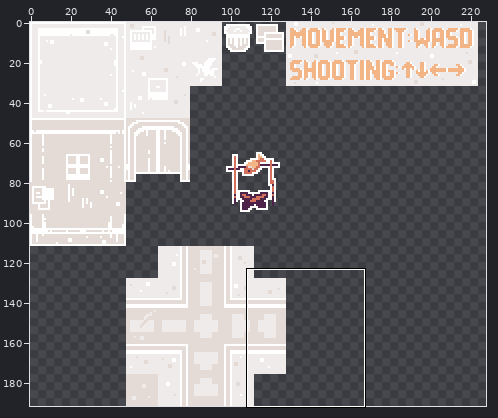
A sprite sheet gets an edit: public/assets/tilesets/tileset.png. Above, an overview of the earlier version with the close-up marked.
Close-up. The starting point:
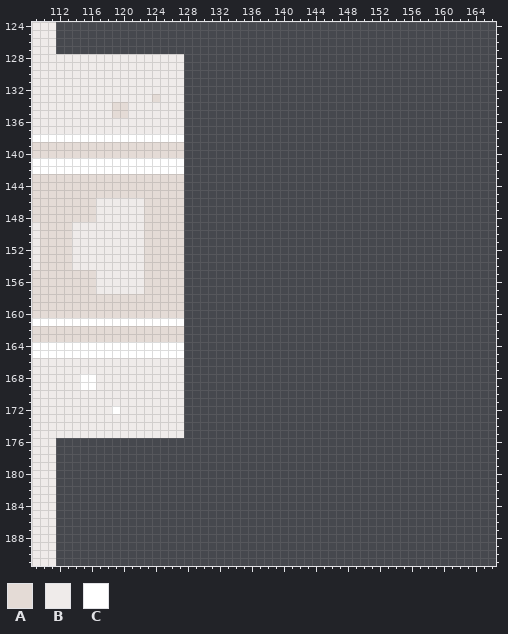
The file is 320x192 pixels. Shown: x 109..166, y 124..191. The wide view leaves out empty margins. The commit also changed other parts of the picture, which this record leaves out.
Palette (. is transparent): A #e4dbd6  B #efebea  C #ffffff
Pixels before (only the part around the change), first column x 109:
124 BBB...................................................
125 BBB...................................................
126 BBB...................................................
127 BBB...................................................
128 BBBBBBBBBBBBBBBBBBB...................................
129 BBBBBBBBBBBBBBBBBBB...................................
130 BBBBBBBBBBBBBBBBBBB...................................
131 BBBBBBBBBBBBBBBBBBB...................................
132 BBBBBBBBBBBBBBBBBBB...................................
133 BBBBBBBBBBBBBBBABBB...................................
134 BBBBBBBBBBAABBBBBBB...................................
135 BBBBBBBBBBAABBBBBBB...................................
136 BBBBBBBBBBBBBBBBBBB...................................
137 BBBBBBBBBBBBBBBBBBB...................................
138 CCCCCCCCCCCCCCCCCCC...................................
139 AAAAAAAAAAAAAAAAAAA...................................
140 AAAAAAAAAAAAAAAAAAA...................................
141 CCCCCCCCCCCCCCCCCCC...................................
142 CCCCCCCCCCCCCCCCCCC...................................
143 AAAAAAAAAAAAAAAAAAA...................................
144 AAAAAAAAAAAAAAAAAAA...................................
145 AAAAAAAAAAAAAAAAAAA...................................
146 AAAAAAAABBBBBBAAAAA...................................
147 AAAAAAAABBBBBBAAAAA...................................
148 AAAAAAAABBBBBBAAAAA...................................
149 BAAAABBBBBBBBBAAAAA...................................
150 BAAAABBBBBBBBBAAAAA...................................
151 BAAAABBBBBBBBBAAAAA...................................
152 BAAAABBBBBBBBBAAAAA...................................
153 BAAAABBBBBBBBBAAAAA...................................
154 BAAAABBBBBBBBBAAAAA...................................
155 AAAAAAAABBBBBBAAAAA...................................
156 AAAAAAAABBBBBBAAAAA...................................
157 AAAAAAAABBBBBBAAAAA...................................
158 AAAAAAAAAAAAAAAAAAA...................................
159 AAAAAAAAAAAAAAAAAAA...................................
160 AAAAAAAAAAAAAAAAAAA...................................
161 CCCCCCCCCCCCCCCCCCC...................................
162 AAAAAAAAAAAAAAAAAAA...................................
163 AAAAAAAAAAAAAAAAAAA...................................
164 CCCCCCCCCCCCCCCCCCC...................................
165 CCCCCCCCCCCCCCCCCCC...................................
166 BBBBBBBBBBBBBBBBBBB...................................
167 BBBBBBBBBBBBBBBBBBB...................................
168 BBBBBBCCBBBBBBBBBBB...................................
169 BBBBBBCCBBBBBBBBBBB...................................
170 BBBBBBBBBBBBBBBBBBB...................................
171 BBBBBBBBBBBBBBBBBBB...................................
172 BBBBBBBBBBCBBBBBBBB...................................
173 BBBBBBBBBBBBBBBBBBB...................................
174 BBBBBBBBBBBBBBBBBBB...................................
175 BBBBBBBBBBBBBBBBBBB...................................
176 BBB...................................................
177 BBB...................................................
178 BBB...................................................
179 BBB...................................................
180 BBB...................................................
181 BBB...................................................
182 BBB...................................................
183 BBB...................................................
184 BBB...................................................
185 BBB...................................................
186 BBB...................................................
187 BBB...................................................
188 BBB...................................................
189 BBB...................................................
190 BBB...................................................
191 BBB...................................................
Once edited:
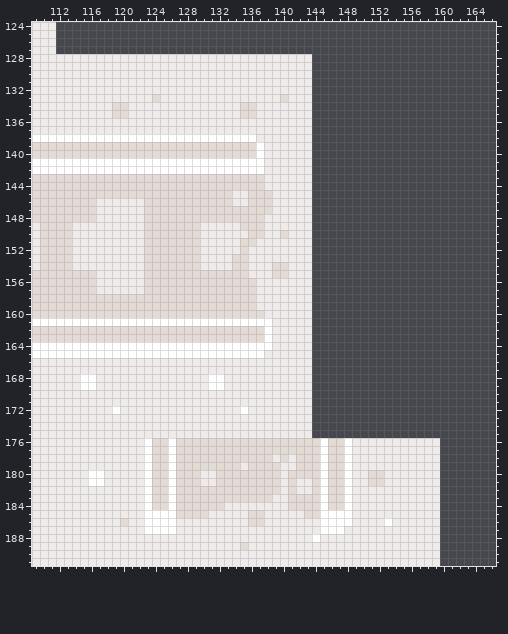
Change:
Changed rows in their new state; - is an unchanged pixel.
first column x 112:
128 ----------------BBBBBBBBBBBBBBBB----------------
129 ----------------BBBBBBBBBBBBBBBB----------------
130 ----------------BBBBBBBBBBBBBBBB----------------
131 ----------------BBBBBBBBBBBBBBBB----------------
132 ----------------BBBBBBBBBBBBBBBB----------------
133 ----------------BBBBBBBBBBBBABBB----------------
134 ----------------BBBBBBBAABBBBBBB----------------
135 ----------------BBBBBBBAABBBBBBB----------------
136 ----------------BBBBBBBBBBBBBBBB----------------
137 ----------------BBBBBBBBBBBBBBBB----------------
138 ----------------CCCCCCCCCBBBBBBB----------------
139 ----------------AAAAAAAAACBBBBBB----------------
140 ----------------AAAAAAAAACBBBBBB----------------
141 ----------------CCCCCCCCCCBBBBBB----------------
142 ----------------CCCCCCCCCCBBBBBB----------------
143 ----------------AAAAAAAAAABBBBBB----------------
144 ----------------AAAAAAAAAABBBBBB----------------
145 ----------------AAAAAABBAAABBBBB----------------
146 ----------------AAAAAABBAAABBBBB----------------
147 ----------------AAAAAAAAAAABBBBB----------------
148 ----------------AAAAAAAAAABBBBBB----------------
149 ----------------AABBBBBAAABBBBBB----------------
150 ----------------AABBBBBBAABBABBB----------------
151 ----------------AABBBBBAABBBBBBB----------------
152 ----------------AABBBBBABBBBBBBB----------------
153 ----------------AABBBBAABBBBBBBB----------------
154 ----------------AABBBBAABBBAABBB----------------
155 ----------------AAAAAAAABBBAABBB----------------
156 ----------------AAAAAAAAABBBBBBB----------------
157 ----------------AAAAAAAAABBBBBBB----------------
158 ----------------AAAAAAAAABBBBBBB----------------
159 ----------------AAAAAAAAABBBBBBB----------------
160 ----------------AAAAAAAAAABBBBBB----------------
161 ----------------CCCCCCCCCCCBBBBB----------------
162 ----------------AAAAAAAAAACBBBBB----------------
163 ----------------AAAAAAAAAACBBBBB----------------
164 ----------------CCCCCCCCCCCBBBBB----------------
165 ----------------CCCCCCCCCCBBBBBB----------------
166 ----------------BBBBBBBBBBBBBBBB----------------
167 ----------------BBBBBBBBBBBBBBBB----------------
168 ----------------BBBCCBBBBBBBBBBB----------------
169 ----------------BBBCCBBBBBBBBBBB----------------
170 ----------------BBBBBBBBBBBBBBBB----------------
171 ----------------BBBBBBBBBBBBBBBB----------------
172 ----------------BBBBBBBCBBBBBBBB----------------
173 ----------------BBBBBBBBBBBBBBBB----------------
174 ----------------BBBBBBBBBBBBBBBB----------------
175 ----------------BBBBBBBBBBBBBBBB----------------
176 BBBBBBBBBBBCAACAAAAAAAAAAAAAAAAAACAACBBBBBBBBBBB
177 BBBBBBBBBBBCAACAAAAAAAAAAAAAAAAAACAACBBBBBBBBBBB
178 BBBBBBBBBBBCAACAAAAAAAAAAAABABAAACAACBBBBBBBBBBB
179 BBBBBBBBBBBCAACAAAAAAAABAAAABBAAACAACBBBBBBBBBBB
180 BBBBCCBBBBBCAACAAABBAAAAAAAABAAAACAACBBAABBBBBBB
181 BBBBCCBBBBBCAACAAABBAAAAAAAABABBACAACBBAABBBBBBB
182 BBBBBBBBBBBCAACAAAAAAAAAAAAABABBACAACBBBBBBBBBBB
183 BBBBBBBBBBBCAACAAAAAAAAAAAABBAAAACAACBBBBBBBBBBB
184 BBBBBBBBBBBCAACAAAAAABBBBBBBBAAAACAACBBBBBBBBBBB
185 BBBBBBBBBBBCCCCAAAABBBBBAABBBBBAACCCCBBBBBBBBBBB
186 BBBBBBBBABBCCCCBBBBBBBBBAABBBBBBBCCCCBBBBCBBBBBB
187 BBBBBBBBBBBCCCCBBBBBBBBBBBBBBBBBBCCCBBBBBBBBBBBB
188 BBBBBBBBBBBBBBBBBBBBBBBBBBBBBBBBCBBBBBBBBBBBBBBB
189 BBBBBBBBBBBBBBBBBBBBBBBABBBBBBBBBBBBBBBBBBBBBBBB
190 BBBBBBBBBBBBBBBBBBBBBBBBBBBBBBBBBBBBBBBBBBBBBBBB
191 BBBBBBBBBBBBBBBBBBBBBBBBBBBBBBBBBBBBBBBBBBBBBBBB
Boxes around the changes in both close-ups, in picture pixels (x1, y1, x2, y2):
added: (56, 54, 440, 566)
